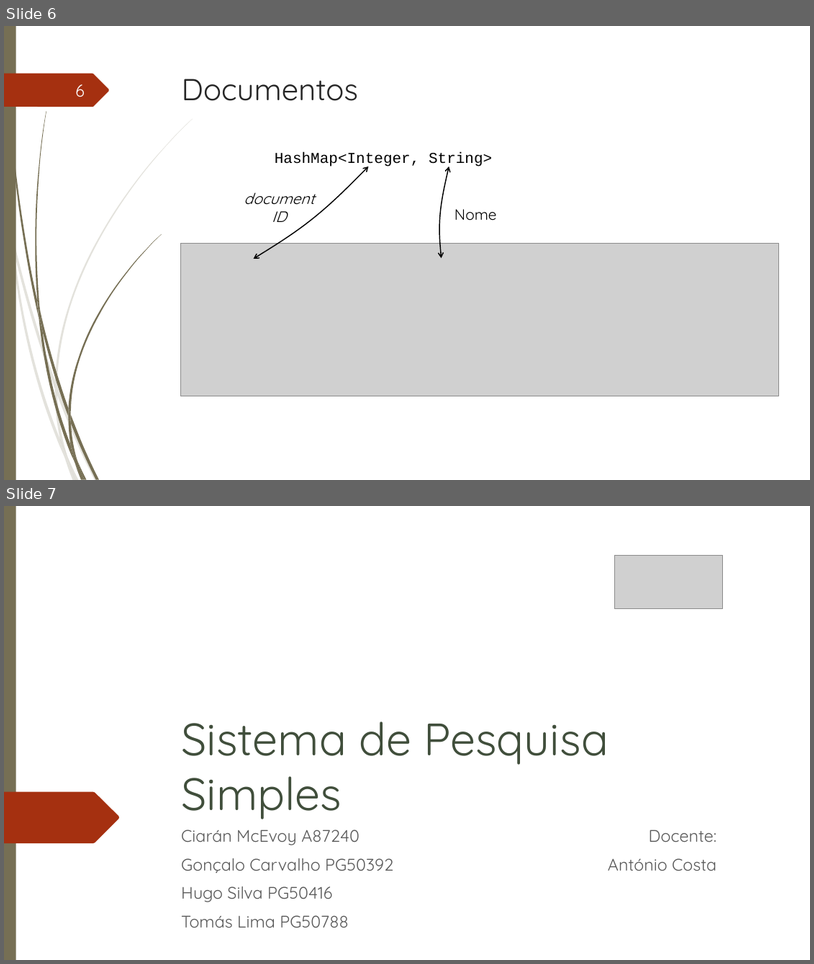
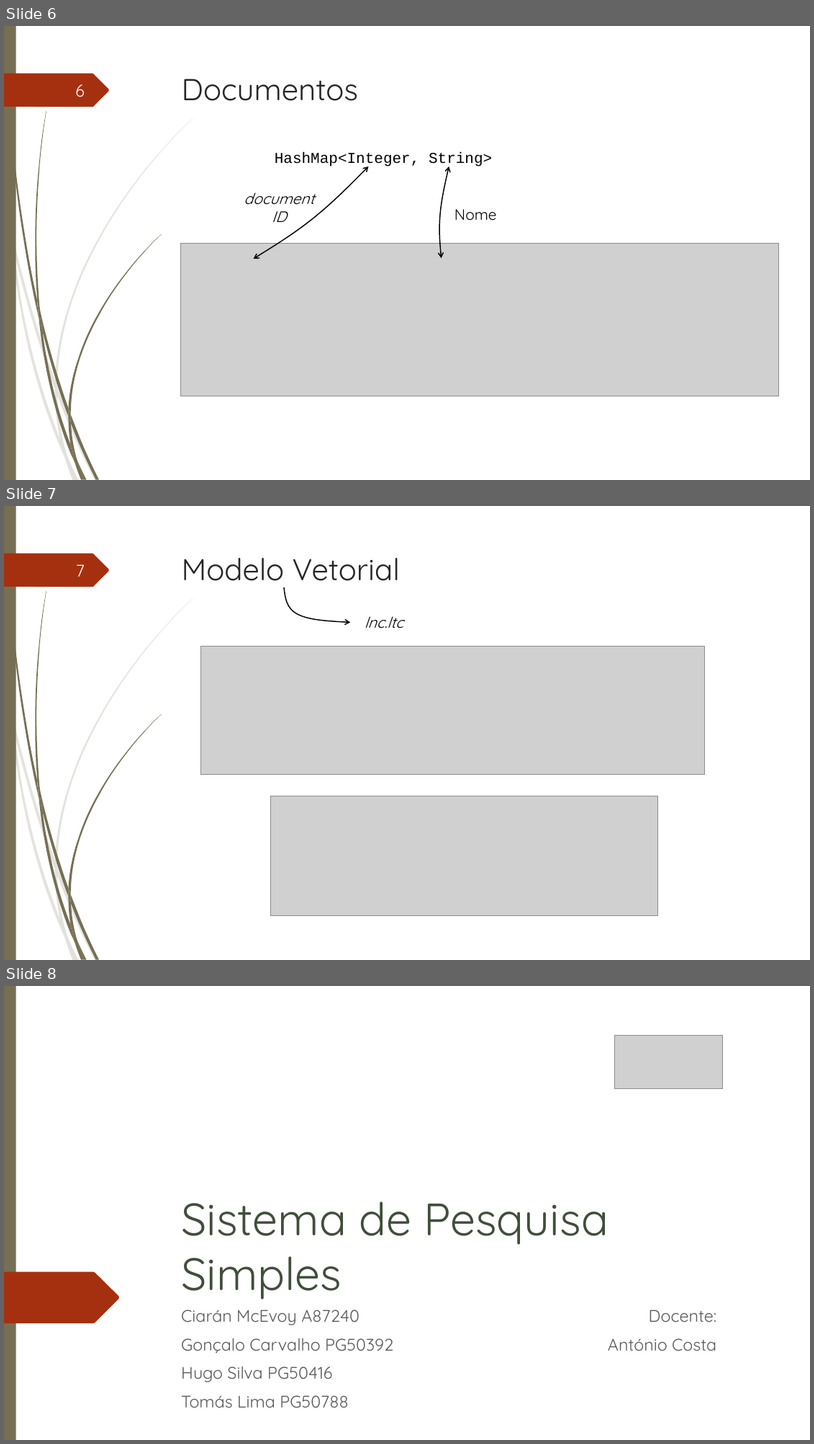
Before and after one commit to hugo-baptista/tg-pri, a slide deck: Apresentação.pptx. Shown one above the other, each under a label of ours: slides 6 and 7 before the commit, slides 6, 7 and 8 after it. The pictures are 814x964 and 814x1444 pixels, drawn with LibreOffice and Linux fonts; fonts in the diff are those of the drawing; grey boxes stand for pictures; background and template pictures are left out. Boxes give left, top, right and bottom in pixels: in the first picture for what was removed or moved away, otherwise in the second. Text is boxed around its words. In the diff, an @@ line names an element or a change of style, - is before the commit and + after.

Commit message:
Update apresentação

```diff
--- a/Apresentação.pptx
+++ b/Apresentação.pptx
@@ slide 7 added at (4, 506, 810, 960), background #FFFFFF; not listed: 24 template elements that a slide beside it also shows @@
@@ page number added at (76, 564, 85, 577), 20 pt, text #FEFFFF @@
+7
@@ title added at (182, 558, 400, 588), 36 pt, text #262626 @@
+Modelo Vetorial
@@ freeform shape added at (284, 587, 350, 622), outline #000000 1.25 pt @@
@@ text added at (365, 616, 404, 628), 18 pt, text #000000, italic @@
+lnc.ltc
@@ picture added at (201, 646, 705, 774) @@
@@ picture added at (270, 796, 658, 916) @@
@@ what was slide 7 is now slide 8 @@
```
